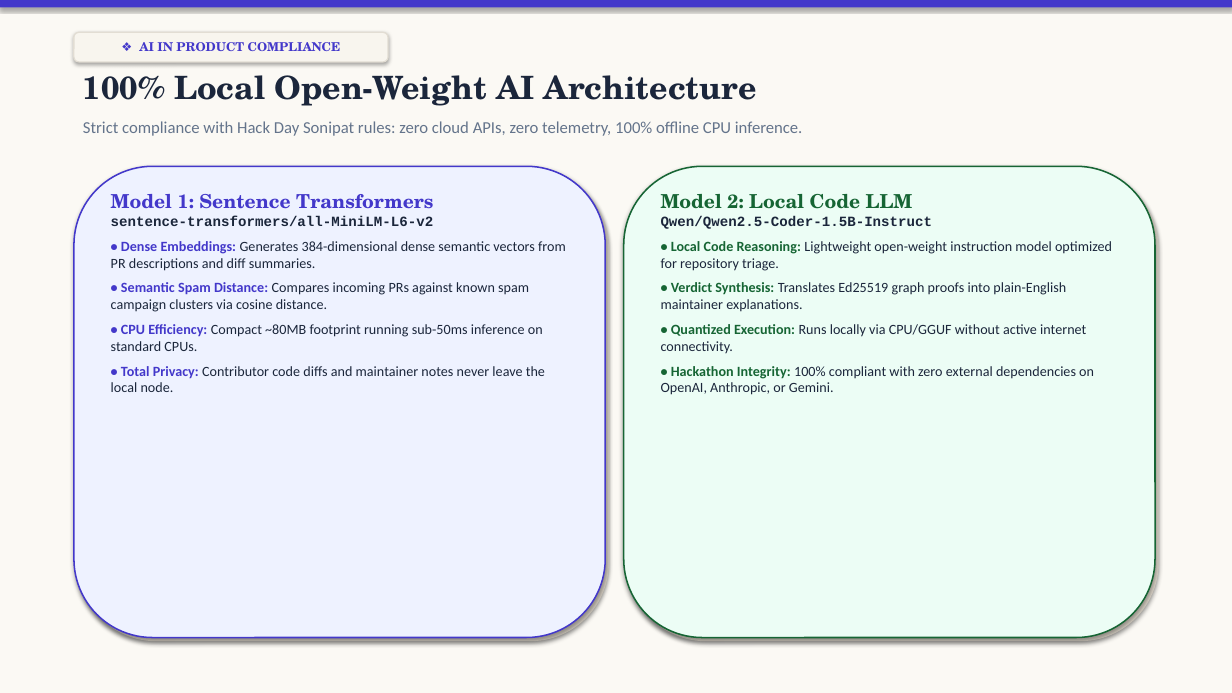
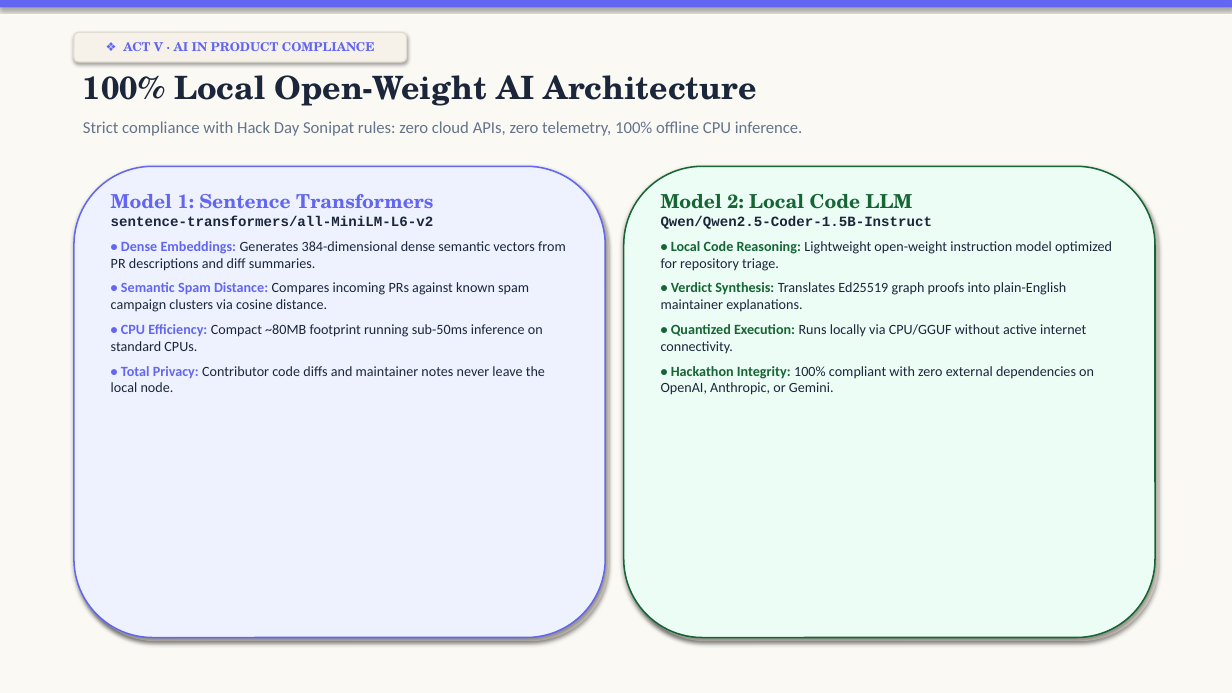
Before and after one commit to dhruvv26420-jpg/Check_All_In, a slide deck: slide 8 of Check_All_In.pptx. Drawn at 1232x693 pixels with LibreOffice and Linux fonts; fonts in the diff are those of the drawing. Boxes give left, top, right and bottom in pixels: in the first picture for what was removed or moved away, otherwise in the second. Text is boxed around its words. In the diff, an @@ line names an element or a change of style, - is before the commit and + after.

Commit message:
feat: complete ultimate presentation with cinematic front page, roadmap index, and full character styling

```diff
--- a/Check_All_In.pptx
+++ b/Check_All_In.pptx
@@ rectangle at <box>0,0,1232,7</box>: fill #4338CA to #6366F1 @@
@@ rounded rectangle "❖ ACT V · AI ...": place and size @@
-rounded rectangle "❖ ACT V · AI ..." at <box>74,32,388,62</box>
+rounded rectangle "❖ ACT V · AI ..." at <box>74,32,407,62</box>
@@ rounded rectangle "❖ ACT V · AI ..." at <box>74,32,407,62</box>: fill #F8F5EE to #F6F2E9 @@
@@ text in rounded rectangle at <box>123,42,375,51</box>: text changed; text colour #4338CA to #6366F1 @@
-❖ AI IN PRODUCT COMPLIANCE
+❖ ACT V · AI IN PRODUCT COMPLIANCE
@@ rounded rectangle at <box>74,166,605,638</box>: outline #4338CA 1.2 pt to #6366F1 1.2 pt @@
@@ rounded rectangle at <box>78,170,609,641</box>: fill #DCD5C9 to #DFD8CC @@
@@ text at <box>111,194,566,392</box>: text colour #4338CA to #6366F1 in "Model 1: Sentence Transformers", "• Dense Embeddings:", "• Semantic Spam Distance:", "• CPU Efficiency:" and 1 more places @@
```
Also in this commit, not shown: 7 other slides changed, 2 slides added, 2 slides removed, 1 other file.
